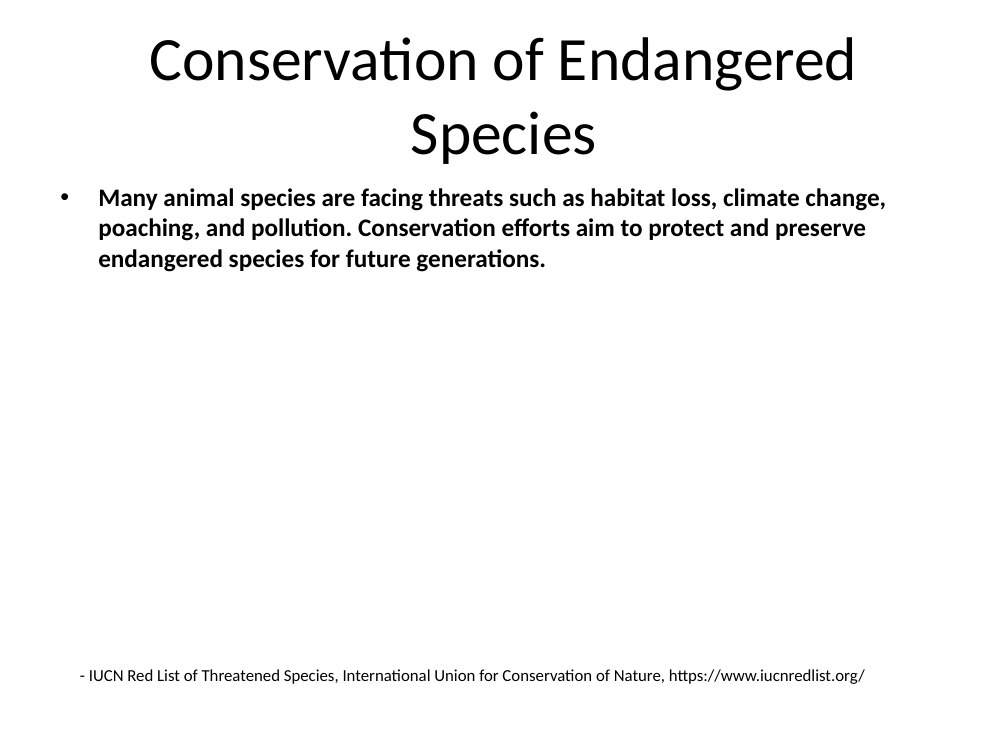
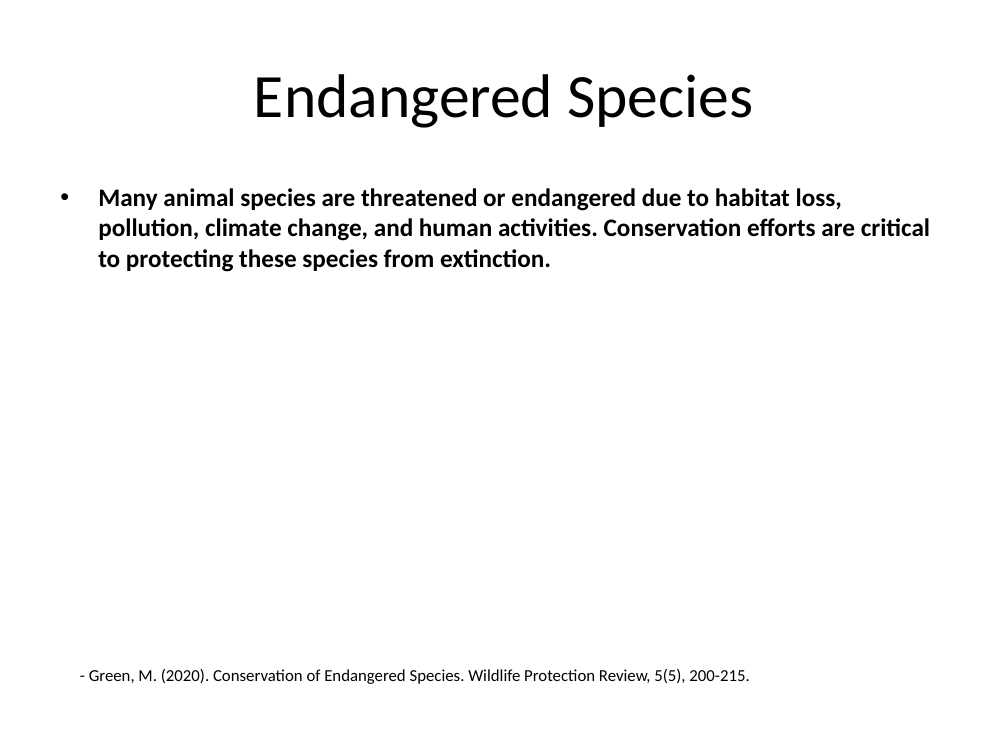
Before and after one commit to infrasvc-magang/test, a slide deck: slide 6 of backend/project/PPTX/Animals_presentation.pptx (slide 7 before the commit). Drawn at 1008x756 pixels with LibreOffice and Linux fonts; fonts in the diff are those of the drawing. Boxes give left, top, right and bottom in pixels: in the first picture for what was removed or moved away, otherwise in the second. Text is boxed around its words. In the diff, an @@ line names an element or a change of style, - is before the commit and + after.

```diff
--- a/backend/project/PPTX/Animals_presentation.pptx
+++ b/backend/project/PPTX/Animals_presentation.pptx
@@ title at (254, 74, 753, 128): text changed @@
-Conservation of Endangered Species
+Endangered Species
@@ text at (98, 188, 930, 272): text changed @@
-• Many animal species are facing threats such as habitat loss, climate change, poaching, and pollution. Conservation efforts aim to protect and preserve endangered species for future generations.
+• Many animal species are threatened or endangered due to habitat loss, pollution, climate change, and human activities. Conservation efforts are critical to protecting these species from extinction.
@@ text at (89, 669, 749, 684): text changed @@
-- IUCN Red List of Threatened Species, International Union for Conservation of Nature, https://www.iucnredlist.org/
+- Green, M. (2020). Conservation of Endangered Species. Wildlife Protection Review, 5(5), 200-215.
```
Also in this commit, not shown: 5 other slides changed, 4 slides added, 4 slides removed, 15 other files.
